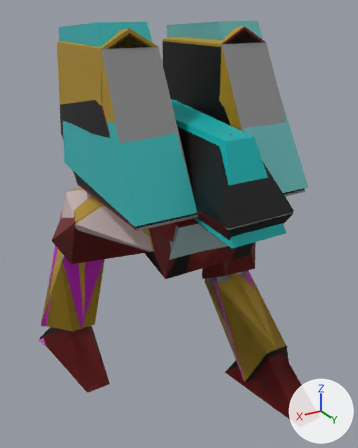
The glTF model base/ha_apoc.glb, before and after one commit.
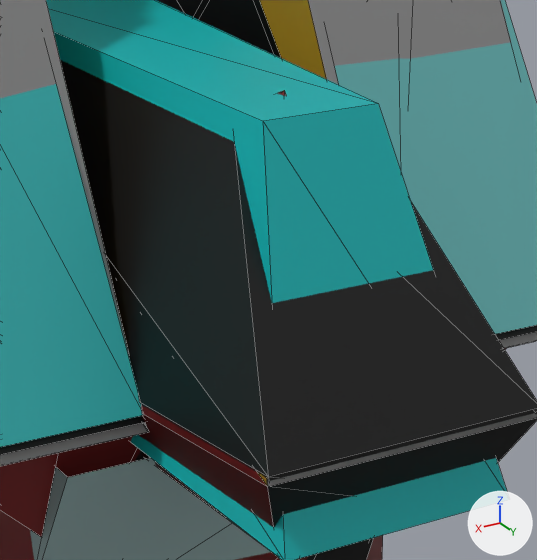
Old and new are each drawn whole from a camera (50 mm lens) standing at (6.81, 10.78, 11.36) and looking at (-0.12, -0.79, 5.58) and again close up on the part from 45% to 82% of the width and 25% to 55% of the height. The lights are fixed; the arrows at lower right show +X, +Y and +Z. The older version's two pictures come first. The close-ups show mesh edges as thin lines. Where no turn or scale is listed for an object, it has been applied to the vertices.

In view in the first close-up: 'Left_Pod1', 'Left_PodA0', 'Left_PodA3', 'Pelvis', 'Pelvis2', 'Pelvis4', 'Right_Pod1', 'Right_PodA3', 'head', 'head0', 'head1', 'head2' and 7 more.
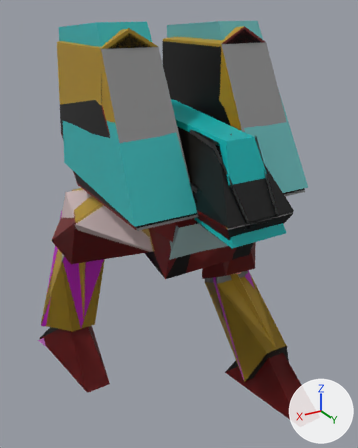
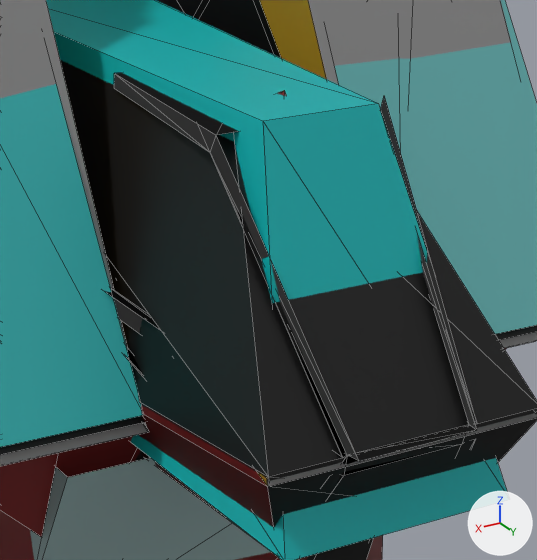
What differs and where, as boxes (x1, y1, x2, y2) in the close-ups (537 x 560 px):
'cockpit', now drawn: after (105, 73, 477, 485)

Edits to the bpy script that builds the scene:
```text
Add mat_ha_apoc_3:
    mat_ha_apoc_3 = principled_material('ha_apoc.3')
    mat_ha_apoc_3.base_color = (0.445, 0.445, 0.445)  # grey #b2b2b2
Add me_cockpit:
    me_cockpit.from_pydata(...)  # 40 vertices, 48 faces; spans x -1.12..1.1, y -1.55..0.81, z -0.87..1.41
    me_cockpit.materials.append(mat_ha_apoc_3)  # grey #b2b2b2
Change ob_cockpit:
    ob_cockpit: bpy.data.objects.new('cockpit', None) -> bpy.data.objects.new('cockpit', me_cockpit)
```
